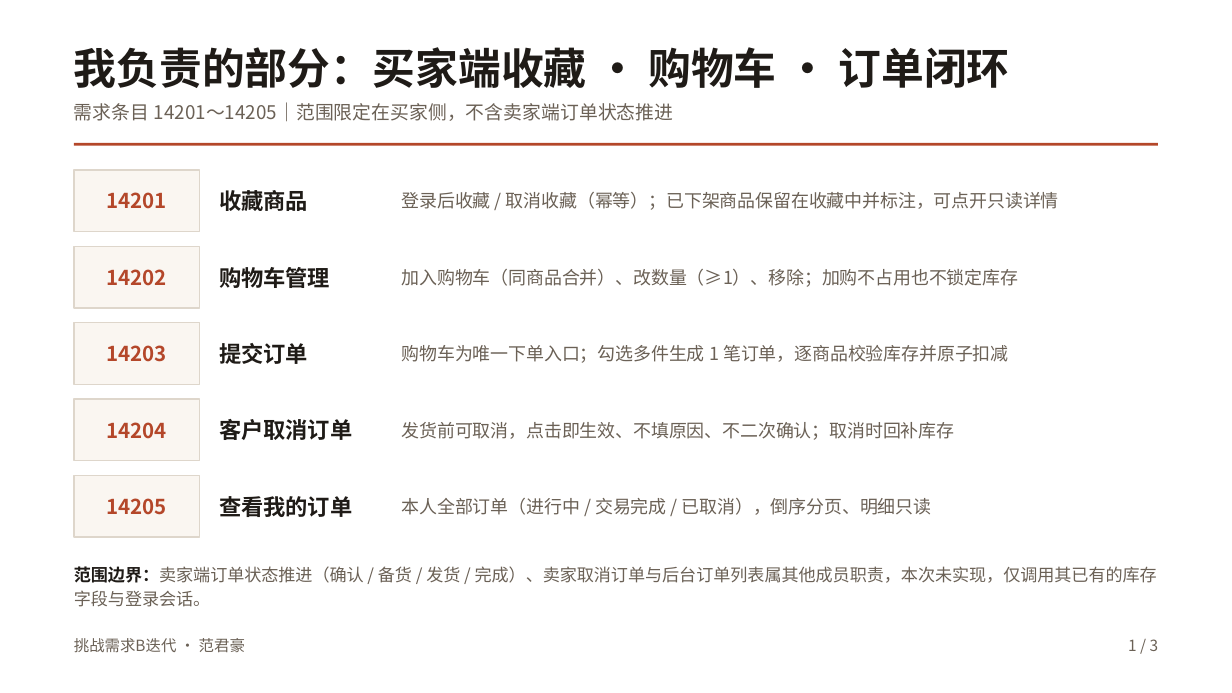
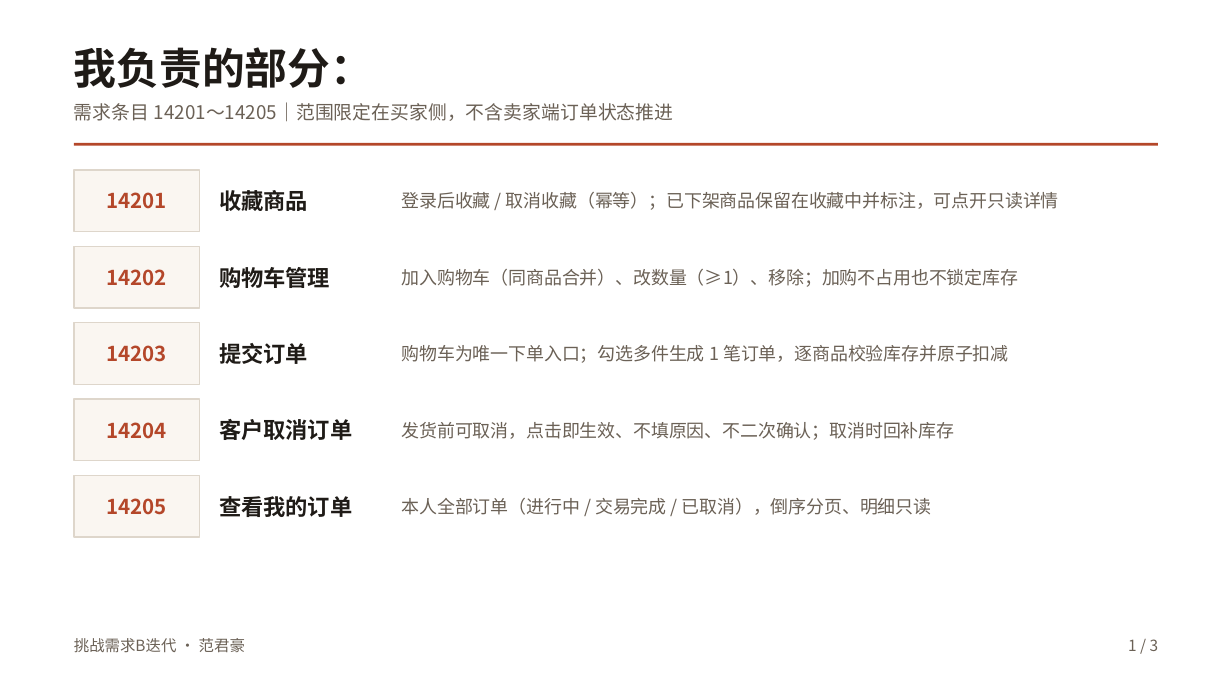
Before and after one commit to hds556/se-course-project, a slide deck: slide 1 of 成果物/范君豪/汇报PPT/挑战需求B迭代汇报-范君豪.pptx. Drawn at 1232x693 pixels with LibreOffice and Linux fonts; fonts in the diff are those of the drawing. Boxes give left, top, right and bottom in pixels: in the first picture for what was removed or moved away, otherwise in the second. Text is boxed around its words. In the diff, an @@ line names an element or a change of style, - is before the commit and + after.

```diff
--- a/成果物/范君豪/汇报PPT/挑战需求B迭代汇报-范君豪.pptx
+++ b/成果物/范君豪/汇报PPT/挑战需求B迭代汇报-范君豪.pptx
@@ text at <box>74,47,373,88</box>: text changed @@
-我负责的部分：买家端收藏 · 购物车 · 订单闭环
+我负责的部分：
@@ text removed at <box>74,566,1157,607</box> @@
-范围边界：卖家端订单状态推进（确认 / 备货 / 发货 / 完成）、卖家取消订单与后台订单列表属其他成员职责，本次未实现，仅调用其已有的库存字段与登录会话。
```
Also in this commit, not shown: 2 other slides changed, 2 other files.
